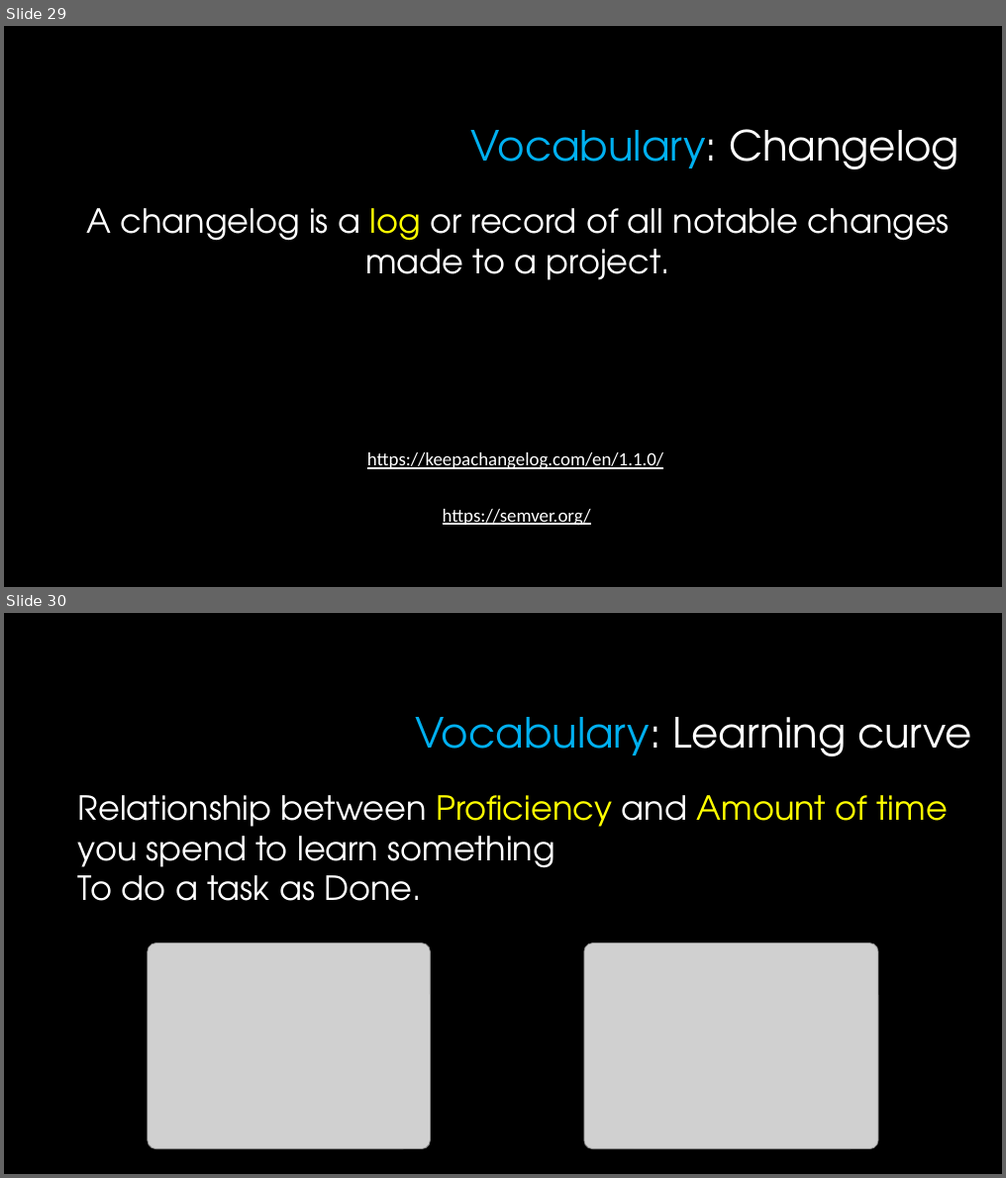
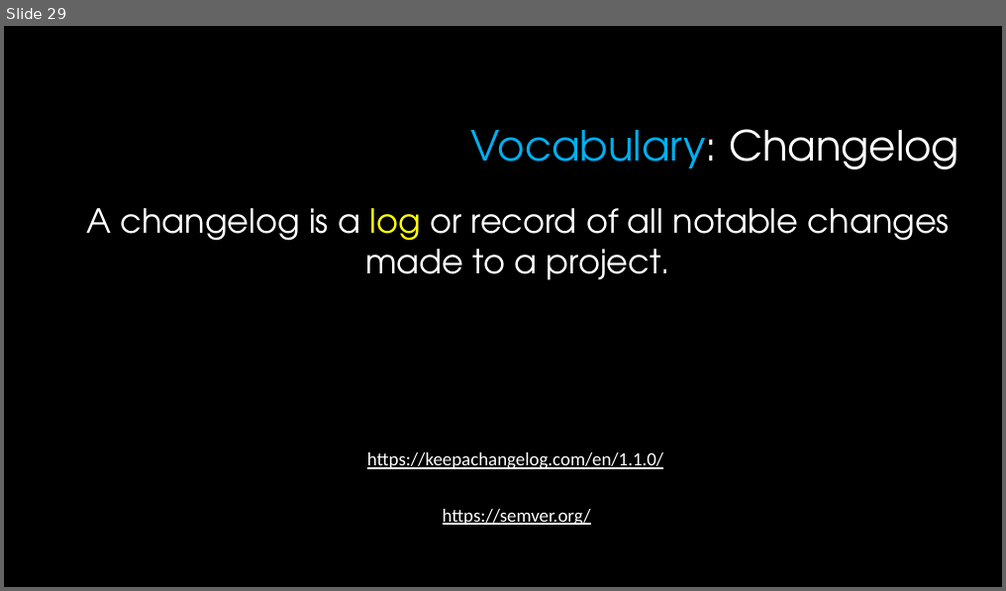
Before and after one commit to javaherisaber/CleanCode, a slide deck: slides/04 - Chapter 4 - Comments.pptx. Shown one above the other, each under a label of ours: slides 29 and 30 before the commit, slide 29 after it. The pictures are 1006x1178 and 1006x591 pixels, drawn with LibreOffice and Linux fonts; fonts in the diff are those of the drawing; grey boxes stand for pictures; background and template pictures are left out. Boxes give left, top, right and bottom in pixels: in the first picture for what was removed or moved away, otherwise in the second. Text is boxed around its words. In the diff, an @@ line names an element or a change of style, - is before the commit and + after.

```diff
--- a/slides/04 - Chapter 4 - Comments.pptx
+++ b/slides/04 - Chapter 4 - Comments.pptx
@@ slide 30 removed at (4,613,1002,1174), background #FFFFFF; not listed: 1 template element that a slide beside it also shows @@
@@ title removed at (415,717,972,757) @@
-Vocabulary: Learning curve
@@ text removed at (78,795,947,901) @@
-Relationship between Proficiency and Amount of time you spend to learn something
-To do a task as Done.
@@ picture removed at (148,943,431,1149) @@
@@ picture removed at (584,943,878,1149) @@
```
Also in this commit, not shown: 1 slide added.
